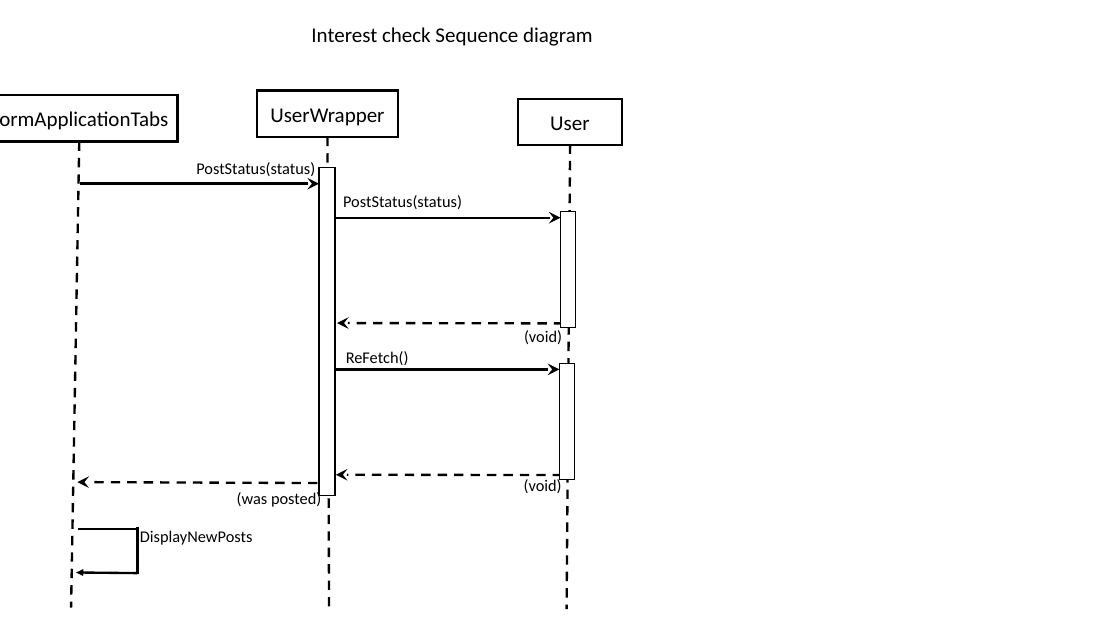
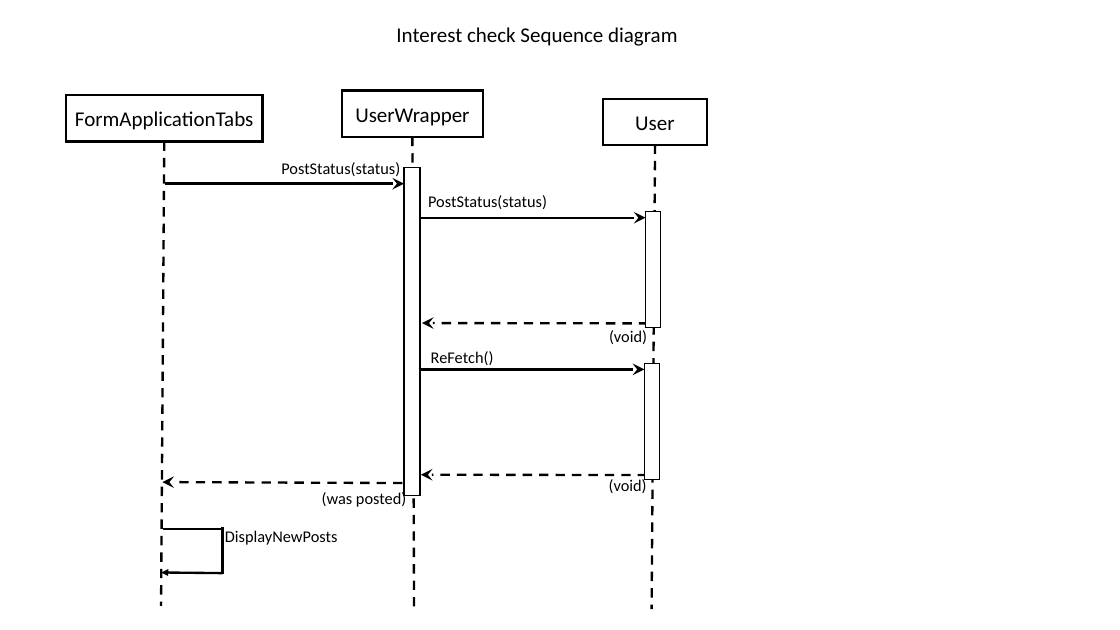
Before and after one commit to nihohit/Design-Pattern-HW, a slide deck: slide 2 of ex01/sequence diagrams.pptx. Drawn at 1120x630 pixels with LibreOffice and Linux fonts; fonts in the diff are those of the drawing. Boxes give left, top, right and bottom in pixels: in the first picture for what was removed or moved away, otherwise in the second. Text is boxed around its words. In the diff, an @@ line names an element or a change of style, - is before the commit and + after.

```diff
--- a/ex01/sequence diagrams.pptx
+++ b/ex01/sequence diagrams.pptx
@@ line moved from (79, 141) - (71, 607) to (165, 141) - (161, 606) @@
@@ 8 texts, 7 arrows, 6 rectangles, 4 lines: place and size @@
-8 texts, 7 arrows, 6 rectangles, 4 lines at [0,27,622,609]
+8 texts, 7 arrows, 6 rectangles, 4 lines at [66,27,707,609]
```
